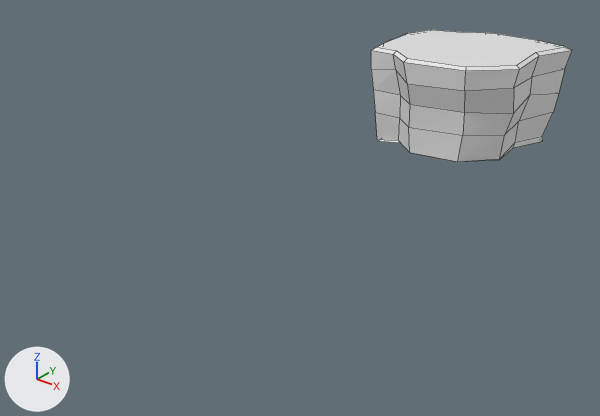
What one commit did to the Blender file Dungeon Crawler/Assets/Visual Assets/Blender Files/Cliff.blend.
One viewpoint serves both versions: a 50 mm camera at (4.7, -9.11, 3.86) aimed at (-0.06, -3.17, 0.18). Lighting does not change. The marker at lower left points along +X, +Y and +Z. Mesh edges are drawn as thin lines.

Names of what the first picture shows: 'Cliff_Albedo'.
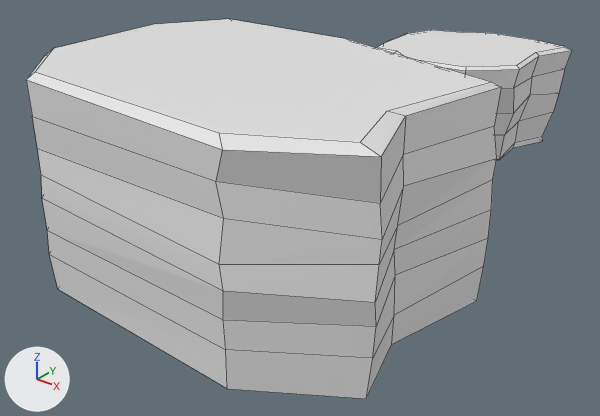
Diff of the bpy script that builds the scene:
```diff
--- a/Dungeon Crawler/Assets/Visual Assets/Blender Files/Cliff.blend.py
+++ b/Dungeon Crawler/Assets/Visual Assets/Blender Files/Cliff.blend.py
@@ mat_cliff_top @@
+mat_cliff_top = principled_material('Cliff_Top')
+mat_cliff_top.base_color = (0.8, 0.8, 0.8)  # white #e7e7e7
@@ me_plane_001 @@
+me_plane_001.from_pydata(...)  # 81 vertices, 74 faces; spans x -1.52..2.08, y -1.31..1.33, z -0.01..1.97
+me_plane_001.materials.append(mat_cliff_top)  # its picture is missing
@@ ob_plane @@
+ob_plane = bpy.data.objects.new('Plane', me_plane_001)
+ob_plane.location = (0.044, -4.324, 0.005)
```

Pixel boxes (x1, y1, x2, y2) of what changed, in the pictures (600 x 416 px):
'Plane', added: after (26, 19, 501, 399)
